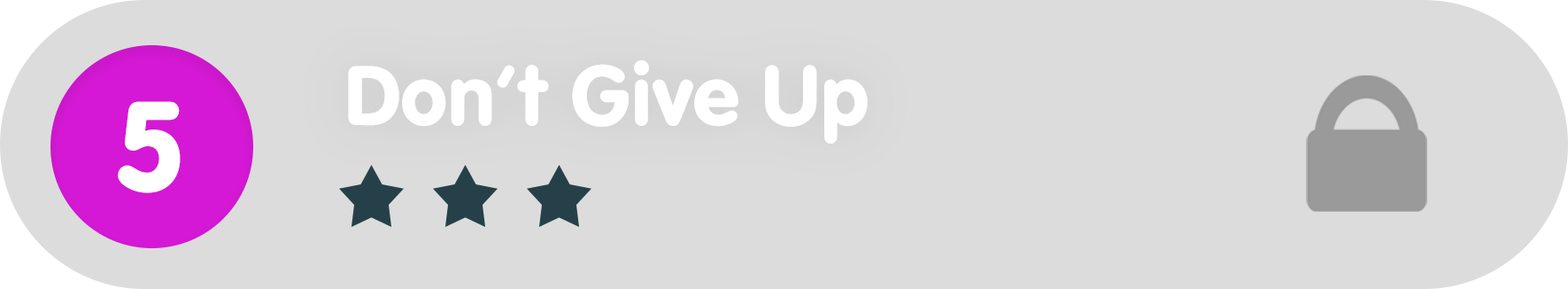
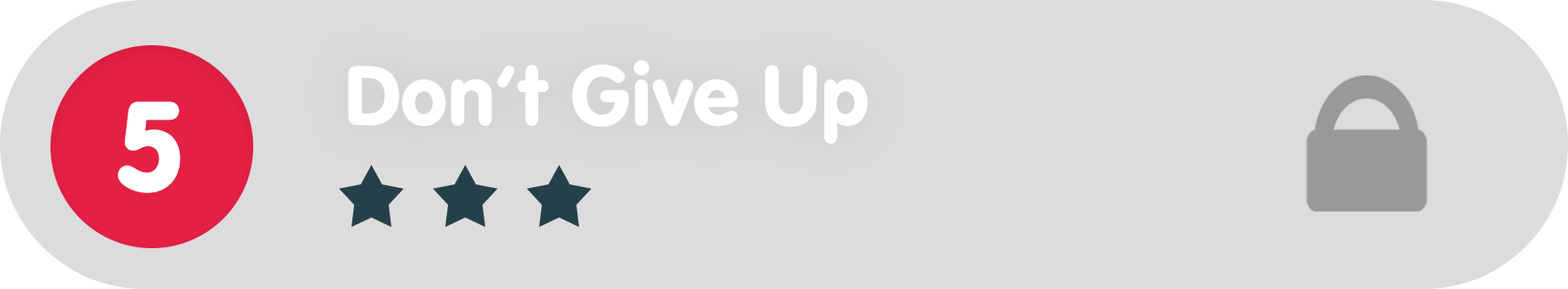
Layers edited between the first and the second (1568, 289) image:
painted on "Ellipse_green" over [50, 45, 254, 248]
